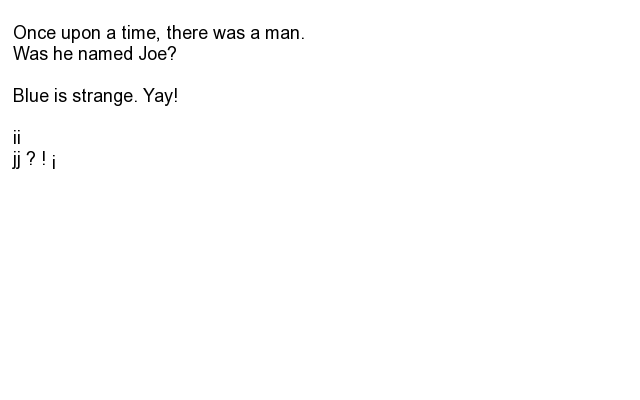
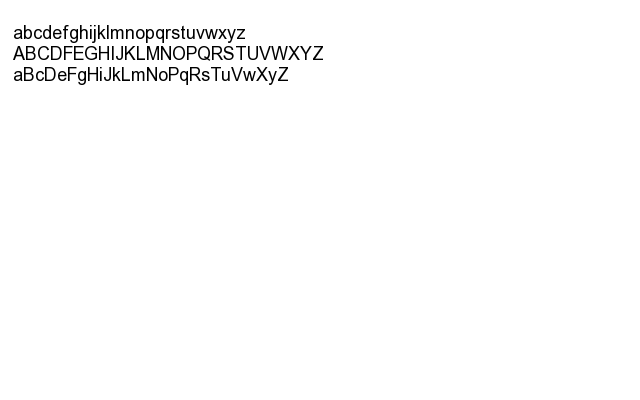
Two versions of the same layered image (640 x 400). Layer-by-layer changes:
renamed "Once upon a time, there was a ..." to "abcdefghijklmnopqrstuvwxyz ...", painted on it over bbox(12, 25, 323, 169)
